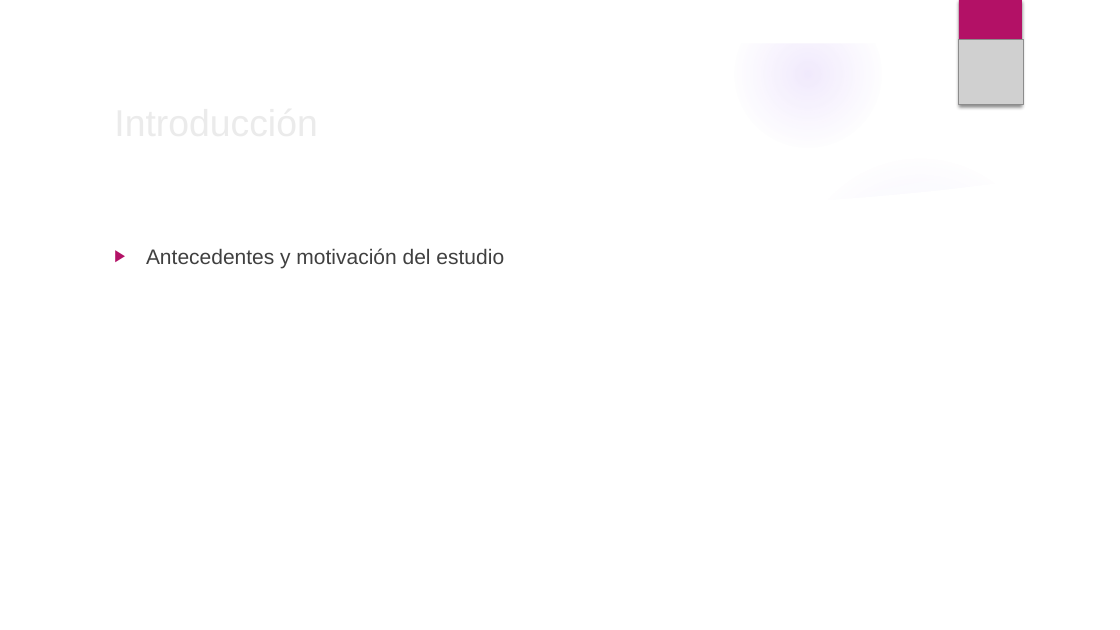
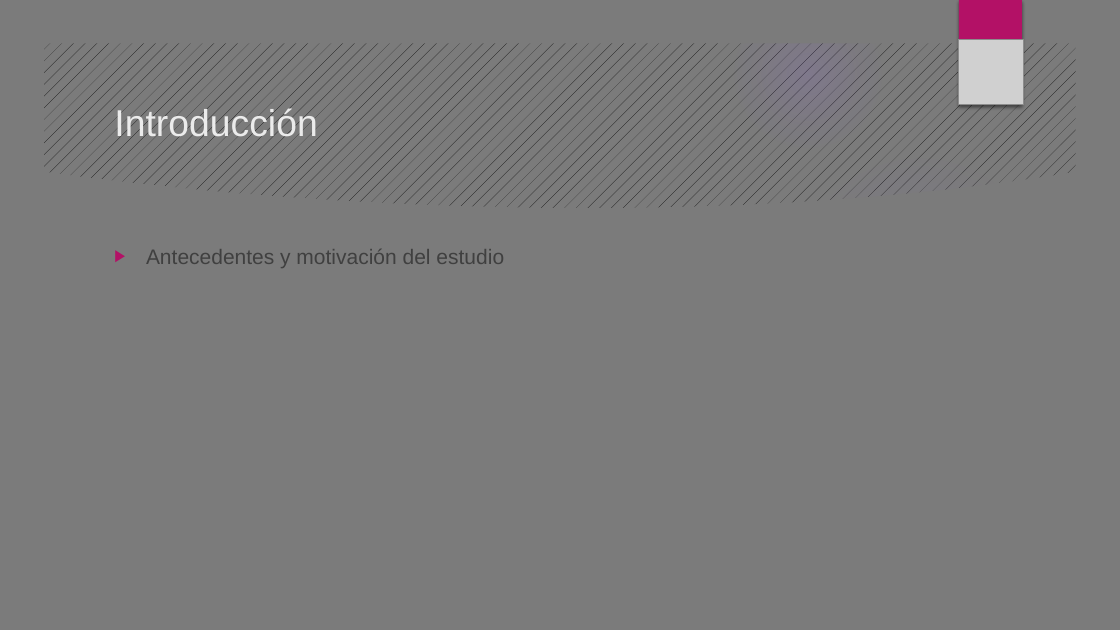
Before and after one commit to AlejandroMunozA/Trabajo_BigData, a slide deck: slide 2 of Trabajo_BigData.pptx. Drawn at 1120x630 pixels with LibreOffice and Linux fonts; fonts in the diff are those of the drawing; grey boxes stand for pictures; background and template pictures are left out. Boxes give left, top, right and bottom in pixels: in the first picture for what was removed or moved away, otherwise in the second. Text is boxed around its words. In the diff, an @@ line names an element or a change of style, - is before the commit and + after.

```diff
--- a/Trabajo_BigData.pptx
+++ b/Trabajo_BigData.pptx
@@ freeform shape at [0, 0, 1120, 630]: fill #FFFFFF to #7B7B7B @@
@@ freeform shape at [779, 140, 1085, 231]: fill #FFFFFF at 20% opacity to #7B7B7B at 20% opacity @@
@@ freeform shape at [42, 171, 1078, 588]: fill #FFFFFF to #7B7B7B @@
```
Also in this commit, not shown: 9 other slides changed.
